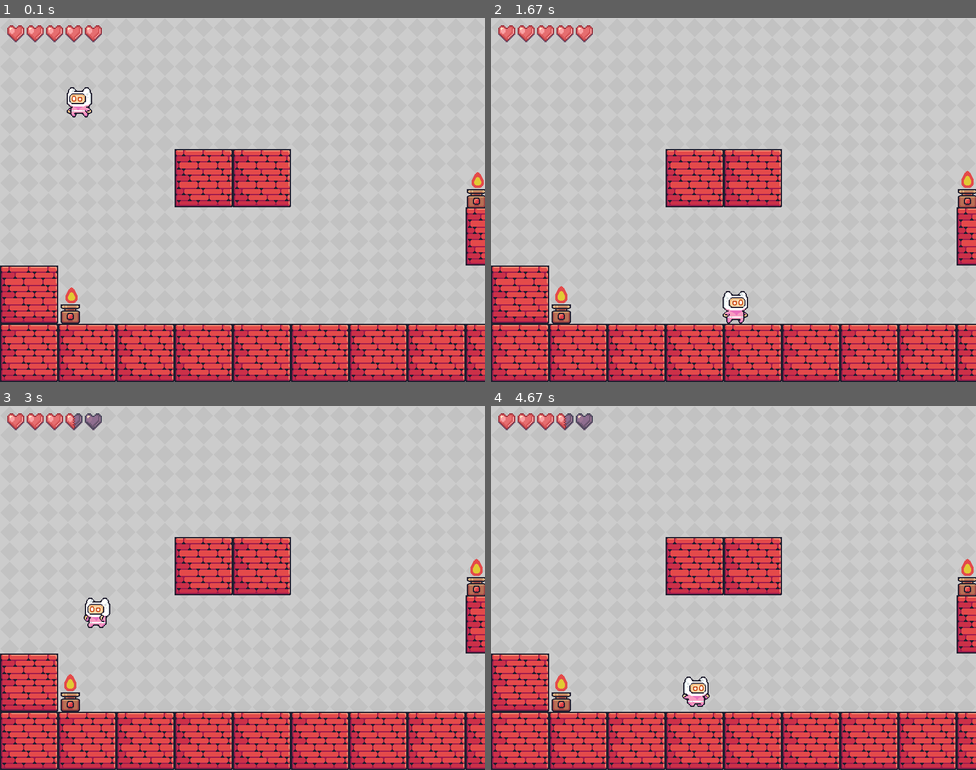
Above: before the commit, frames 1-4 (two rows, left to right).
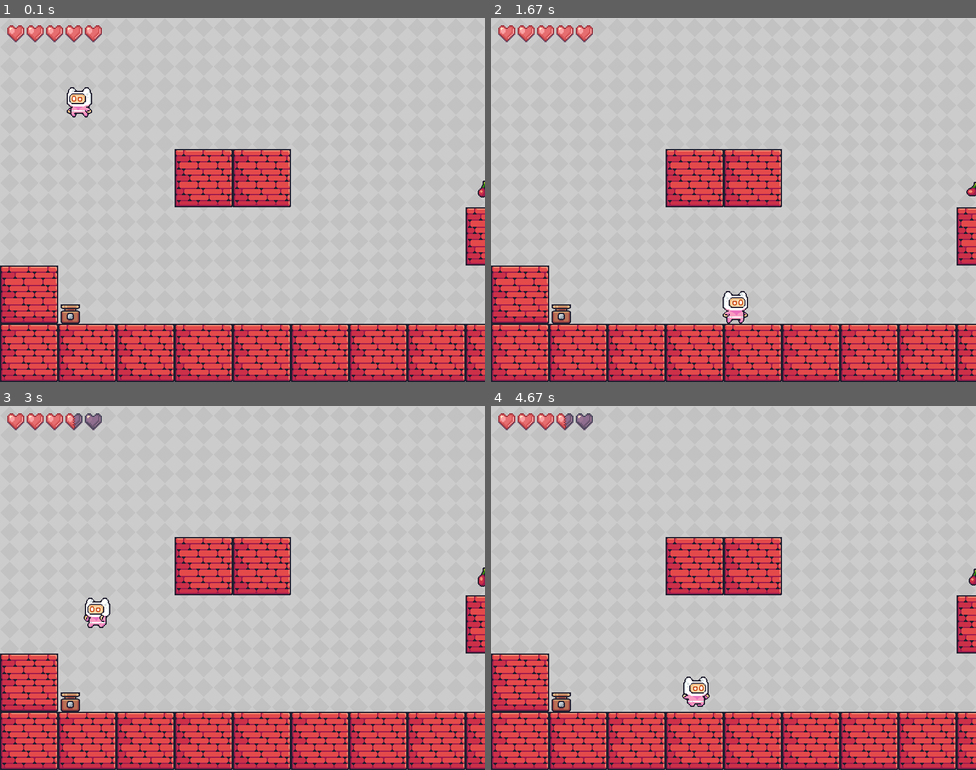
Above: after the commit, the same moments.

Repository: jamuerta/pygames-project
Game: pygame game, started from game.py
Two runs of this game, one before a commit and one after it. Both use one fixed random seed, a clock stepped at 60 frames per second and the inputs below.
Inputs:
- Up to frame 1 (0.1 s): no input
- Up to frame 2 (1.67 s): hold Right 0.33-0.8 s; hold Up 0.83-1.13 s; hold Right 1.17-1.63 s
- Up to frame 3 (3 s): hold Left 1.67-2.2 s; hold Left 2.23-2.63 s; hold Up from 2.67 s (still down)
- Up to frame 4 (4.67 s): release Up at 3.03 s; hold Right 3.07-3.7 s; hold Left 3.73-4.2 s; hold Right from 4.23 s (still down)

The runs differ from the first frame. In frame 1, 0.4% of the frame differs, in the area x 13-100%, y 42-83%; in frame 2, 0.4%; in frame 3, 0.4%; in frame 4, 0.4%.

Commit message:
i added class fruits, and some other subclasses

Diff:
--- a/classes.py
+++ b/classes.py
@@ -21,6 +21,7 @@
         self.hit_count = 0
         self.health = 100
         self.dead = False
+        self.speed_timer = None
         if self.sprites is None:
             self.sprites = load_spritesheets("sprites", 32, 32, True )
 
@@ -92,6 +93,7 @@
         self.rect = self.sprite.get_rect(topleft=(self.rect.x, self.rect.y))
         self.mask = pygame.mask.from_surface(self.sprite)
 
+
     def loop(self, fps):
         self.y_vel += min(1, (self.fall_count / fps) * self.gravedad)
         self.move(self.x_vel, self.y_vel)
@@ -155,33 +157,90 @@
         if (self.ani_count // self.delay) > len(sprites):
             self.ani_count = 0
 
+class Spikes(Objeto):
+    def __init__(self, x, y, width, height):
+        super().__init__(x, y, width, height, "spikes")
+        self.spike = pygame.image.load("assets/Traps/Spikes/Idle.png")
+
+        #self.spikes = self.spikes["Idle"]
+        self.image.blit(self.spike, (0,0))
+        self.mask = pygame.mask.from_surface(self.image)
+
+class Spiked_Ball(Objeto):
+    def __init__(self, x, y ,width, height):
+        super().__init__(x, y, width, height, "spiked ball")
+        self.spiked_ball = pygame.image.load("assets/Traps/Spiked Ball/Spiked Ball.png")
+
+        self.image.blit(self.spiked_ball, (0,0))
+        self.mask = pygame.mask.from_surface(self.image)
+
+class Fruits(Objeto):
+    delay = 3
+    def __init__(self, x, y, width, height, name):
+        super().__init__(x, y, width, height, name)
+        self.fruit = load_spritesheets("Fruits", width, height)
+        self.image = self.fruit[name][0]
+        self.mask = pygame.mask.from_surface(self.image)
+        self.ani_count = 0
+        self.ani_name = name
+        self.collected = False
+
+    def loop(self):
+        sprites = self.fruit[self.ani_name]
+        sprite_index = (self.ani_count // self.delay) % len(sprites)
+        self.image = sprites[sprite_index]
+        self.ani_count += 1
+
+        self.rect = self.image.get_rect(topleft=(self.rect.x, self.rect.y))
+        self.mask = pygame.mask.from_surface(self.image)
+
+        if (self.ani_count // self.delay) > len(sprites):
+            self.ani_count = 0
+            if self.collected:
+                self.kill()
+
+
+    def apply_effect(self, player):
+        pass
+
+    def collect(self):
+        self.ani_name = "Collected"
+        self.ani_count = 0
+        self.collected = True
+
+class speed_fruit(Fruits):
+    def apply_effect(self, player):
+        player.x_vel *= 2
+        player.speed_timer = pygame.time.get_ticks()
+
+class health_fruit(Fruits):
+    def apply_effect(self, player):
+        player.health = min(player.max_health, player.health + 20)
+
+
 class Level():
     def __init__(self, player, bg_im):
         self.player = player
-        self.platforms = pygame.sprite.Group()
-        self.traps = pygame.sprite.Group()
+        self.objetos = pygame.sprite.Group()
+        self.frutas = pygame.sprite.Group()
         self.fondo, self.fondo_im = background(bg_im)
 
     def draw(self, win, offset_x):
         for tile in self.fondo:
             win.blit(self.fondo_im, tile)
 
-        for obj in self.platforms:
-            obj.draw(win, offset_x)
-
-        for obj in self.traps:
+        for obj in self.objetos:
             obj.draw(win, offset_x)
 
         self.player.draw(win, offset_x)
         pygame.display.update()
 
     def upd(self):
-        self.platforms.update()
-        self.traps.update()
+        self.objetos.update()
 
     def load_game_data(self, objetos):
         for obj in objetos:
-            if isinstance(obj, Bloque):
-                self.platforms.add(obj)
-            elif isinstance(obj, Fuego):
-                self.traps.add(obj)
+            if isinstance(obj, Objeto):
+                self.objetos.add(obj)
+            if isinstance(obj, Fruits):
+                self.frutas.add(obj)
--- a/game.py
+++ b/game.py
@@ -55,7 +55,14 @@
     vertical_collide = colision_ver(player, objetos, player.y_vel)
     to_check = [colision_izq, colision_der, *vertical_collide]
     for obj in to_check:
+        if isinstance(obj, Fruits):
+            obj.apply_effect(player)
+            obj.collect()
         if obj and obj.name == "fire":
+            player.daño(5)
+        elif obj and obj.name == "spikes":
+            player.daño(5)
+        elif obj and obj.name == "spiked ball":
             player.daño(5)
 
 def main(ventana):
@@ -77,7 +84,11 @@
 
     current_level = level1
 
-    level1.load_game_data(objetos_n1)
+    level1.load_game_data(objetos_nivel1)
+    level2.load_game_data(objetos_nivel2)
+    level3.load_game_data(objetos_nivel3)
+    level4.load_game_data(objetos_nivel4)
+    level5.load_game_data(objetos_nivel5)
 
     offset_x = 0
     scroll_areaw = 200
@@ -85,9 +96,10 @@
     run = True
     while run:
         clock.tick(60)
-        fire_1.on()
-        fire_2.on()
-        fire_3.on()
+        n1_fruit1.loop()
+        #fire_1.on()
+        #fire_2.on()
+        #fire_3.on()
 
         for event in pygame.event.get():
             if event.type == pygame.QUIT:
@@ -117,12 +129,13 @@
 
                 jugador.rect.left = 0
                 jugador.rect.y = 100
+                offset_x = 0
 
             jugador.loop(60)
-            fire_1.loop()
-            fire_2.loop()
-            fire_3.loop()
-            mover(jugador, objetos_n1)
+            #fire_1.loop()
+            #fire_2.loop()
+            #fire_3.loop()
+            mover(jugador, current_level.objetos)
             current_level.upd()
             current_level.draw(ventana, offset_x)
             jugador.draw(ventana, offset_x)
@@ -140,17 +153,88 @@
     pygame.quit()
     quit()
 
-fire_1 = Fuego(770, 250, 16, 32)
-fire_2= Fuego(100, HEIGHT - block_size - 64, 16, 32)
-fire_3= Fuego(1100, 440, 16, 32)
+##############################################################
+
+#n1_fire1 = Fuego(770, 250, 16, 32)
+n1_fire2 = Fuego(100, HEIGHT - block_size - 64, 16, 32)
+n1_spikes1 = Spikes(1100, 487, 28, 28)
+n1_spikes1 = Spikes(1120, 487, 28, 28)
+n1_fruit1 = speed_fruit(770, 250, 32, 32, "Cherries")
 floor_1 = [Bloque(i * block_size, HEIGHT - block_size, block_size, 272,64)
              for i in range(0, 2000)]
-objetos_n1 = [*floor_1, Bloque(0, HEIGHT - block_size * 2, block_size, 272, 64),
+objetos_nivel1 = [*floor_1, Bloque(0, HEIGHT - block_size * 2, block_size, 272, 64),
                Bloque(block_size * 3, HEIGHT - block_size * 4, block_size, 272, 64),
                Bloque(block_size * 4, HEIGHT - block_size * 4, block_size, 272, 64),
                Bloque(block_size * 8, HEIGHT - block_size * 3, block_size, 272, 64),
                Bloque(block_size * 9, HEIGHT - block_size * 3, block_size, 272, 64),
-               Bloque(block_size * 10, HEIGHT - block_size * 3, block_size, 272, 64), fire_1, fire_2, fire_3]
+               Bloque(block_size * 10, HEIGHT - block_size * 3, block_size, 272, 64),
+               Bloque(block_size * 13, HEIGHT - block_size * 4, block_size, 272, 64),
+                Bloque(block_size * 14, HEIGHT - block_size * 5, block_size, 272, 64),
+                 Bloque(block_size * 15, HEIGHT - block_size * 5, block_size, 272, 64),
+                  Bloque(block_size * 16, HEIGHT - block_size * 5, block_size, 272, 64),
+                   Bloque(block_size * 18, HEIGHT - block_size * 2, block_size, 272, 64),
+                    Bloque(block_size * 19, HEIGHT - block_size * 2, block_size, 272, 64),
+                      n1_spikes1, n1_fruit1, n1_fire2]
+
+################################################################
+
+floor_2 = [Bloque(i * block_size, HEIGHT - block_size, block_size, 96, 128)
+           for i in range(0, 2000)]
+objetos_nivel2 = [*floor_2,
+                  Bloque(block_size * 2, HEIGHT - block_size * 2, block_size, 96, 128),
+                  Bloque(block_size * 5, HEIGHT - block_size * 3, block_size, 96, 128),
+                  Bloque(block_size * 4, HEIGHT - block_size * 4, block_size, 96, 128),
+                  Bloque(block_size * 8, HEIGHT - block_size * 3, block_size, 96, 128),
+                  Bloque(block_size * 9, HEIGHT - block_size * 3, block_size, 96, 128),
+                  Bloque(block_size * 10, HEIGHT - block_size * 3, block_size, 96, 128)]
+
+################################################################
+
+fire3 = Fuego(150, HEIGHT - block_size - 64, 16, 32)
+saw3 = Spikes(430, 487, 16, 16)
+
+floor_3 = [Bloque(i * block_size, HEIGHT - block_size, block_size, 0, 0)
+           for i in range(0, 2000)]
+objetos_nivel3 = [*floor_3,
+                  Bloque(block_size * 2, HEIGHT - block_size * 2, block_size, 0, 0),
+                  Bloque(block_size * 5, HEIGHT - block_size * 3, block_size, 0, 0),
+                  Bloque(block_size * 4, HEIGHT - block_size * 4, block_size, 0, 0),
+                  Bloque(block_size * 8, HEIGHT - block_size * 3, block_size, 0, 0),
+                  Bloque(block_size * 9, HEIGHT - block_size * 3, block_size, 0, 0),
+                  Bloque(block_size * 10, HEIGHT - block_size * 3, block_size, 0, 0),
+                  fire3, saw3]
+
+################################################################
+
+fire4 = Fuego(200, HEIGHT - block_size - 64, 16, 32)
+saw4 = Spikes(530, 487, 16, 16)
+
+floor_4 = [Bloque(i * block_size, HEIGHT - block_size, block_size, 96, 64)
+           for i in range(0, 2000)]
+objetos_nivel4 = [*floor_4,
+                  Bloque(block_size * 2, HEIGHT - block_size * 2, block_size, 96, 64),
+                  Bloque(block_size * 5, HEIGHT - block_size * 3, block_size, 96, 64),
+                  Bloque(block_size * 4, HEIGHT - block_size * 4, block_size, 96, 64),
+                  Bloque(block_size * 8, HEIGHT - block_size * 3, block_size, 96, 64),
+                  Bloque(block_size * 9, HEIGHT - block_size * 3, block_size, 96, 64),
+                  Bloque(block_size * 10, HEIGHT - block_size * 3, block_size, 96, 64),
+                  fire4, saw4]
+
+##############################################################
+
+fire5 = Fuego(250, HEIGHT - block_size - 64, 16, 32)
+saw5 = Spikes(630, 487, 16, 16)
+
+floor_5 = [Bloque(i * block_size, HEIGHT - block_size, block_size, 0, 64)
+           for i in range(0, 2000)]
+objetos_nivel5 = [*floor_5,
+                  Bloque(block_size * 2, HEIGHT - block_size * 2, block_size, 0, 64),
+                  Bloque(block_size * 5, HEIGHT - block_size * 3, block_size, 0, 64),
+                  Bloque(block_size * 4, HEIGHT - block_size * 4, block_size, 0, 64),
+                  Bloque(block_size * 8, HEIGHT - block_size * 3, block_size, 0, 64),
+                  Bloque(block_size * 9, HEIGHT - block_size * 3, block_size, 0, 64),
+                  Bloque(block_size * 10, HEIGHT - block_size * 3, block_size, 0, 64),
+                  fire5, saw5]
 
 if __name__ == "__main__":
     main(ventana)
Binary file added: assets/Fruits/Bananas.png
Binary file added: assets/Fruits/Cherries.png
Binary file added: assets/Fruits/Collected.png
Binary file added: assets/Fruits/Orange.png
Binary file added: assets/Fruits/Strawberry.png
